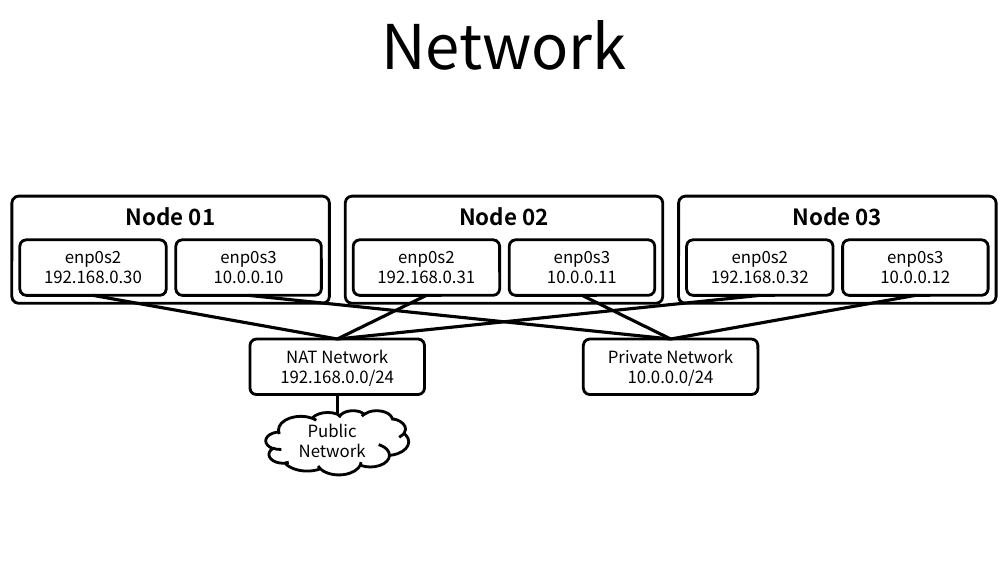
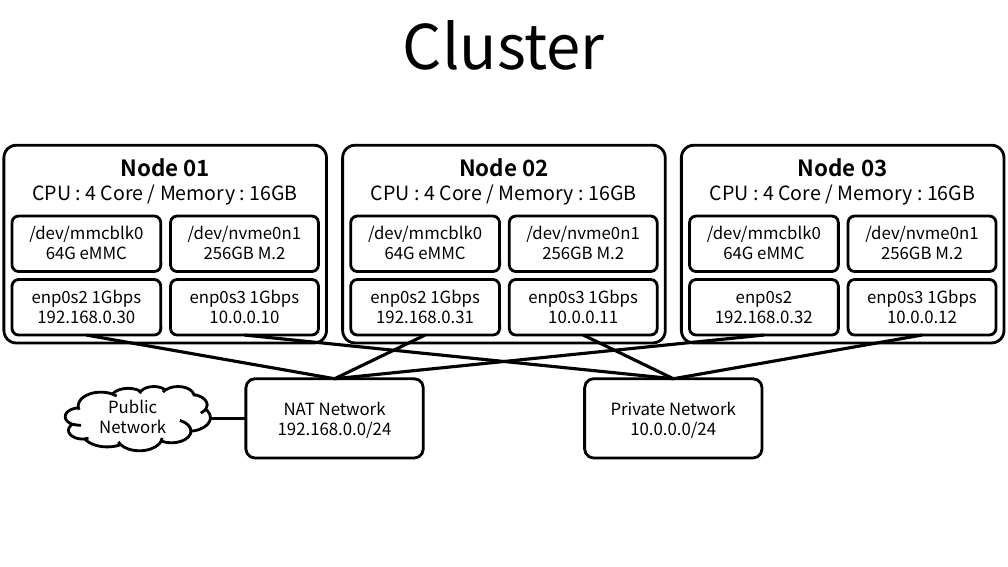
Before and after one commit to ssup2/blog-old, a slide deck: slide 1 of images/record/ODROID-H2_Cluster_Build/ODROID-H2_Cluster_Build.pptx. Drawn at 1008x567 pixels with LibreOffice and Linux fonts; fonts in the diff are those of the drawing. Boxes give left, top, right and bottom in pixels: in the first picture for what was removed or moved away, otherwise in the second. Text is boxed around its words. In the diff, an @@ line names an element or a change of style, - is before the commit and + after.

```diff
--- a/images/record/ODROID-H2_Cluster_Build/ODROID-H2_Cluster_Build.pptx
+++ b/images/record/ODROID-H2_Cluster_Build/ODROID-H2_Cluster_Build.pptx
@@ title at box(403, 20, 605, 70): text changed @@
-Network
+Cluster
@@ rounded rectangle "Node 01": place and size @@
-rounded rectangle "Node 01" at box(12, 197, 330, 303)
+rounded rectangle "Node 01" at box(4, 145, 327, 343)
@@ rounded rectangle "Node 02": place and size @@
-rounded rectangle "Node 02" at box(346, 197, 663, 303)
+rounded rectangle "Node 02" at box(343, 145, 665, 343)
@@ rounded rectangle "Node 03": place and size @@
-rounded rectangle "Node 03" at box(678, 197, 996, 303)
+rounded rectangle "Node 03" at box(681, 145, 1004, 343)
@@ text in rounded rectangle at box(32, 185, 297, 205): paragraph added @@
+CPU : 4 Core / Memory : 16GB
@@ text in rounded rectangle at box(371, 185, 636, 205): paragraph added @@
+CPU : 4 Core / Memory : 16GB
@@ text in rounded rectangle at box(710, 185, 975, 205): paragraph added @@
+CPU : 4 Core / Memory : 16GB
@@ group added at box(12, 216, 996, 271): 6 rounded rectangles @@
+/dev/mmcblk0
+64G eMMC
+/dev/nvme0n1
+256GB M.2
+/dev/mmcblk0
+64G eMMC
+/dev/nvme0n1
+256GB M.2
+/dev/mmcblk0
+64G eMMC
+/dev/nvme0n1
+256GB M.2
@@ rounded rectangle "enp0s2 1Gbps": place and size @@
-rounded rectangle "enp0s2 1Gbps" at box(20, 240, 166, 295)
+rounded rectangle "enp0s2 1Gbps" at box(12, 279, 161, 335)
@@ text in rounded rectangle at box(32, 289, 141, 307): text changed @@
-enp0s2
+enp0s2 1Gbps
@@ text in rounded rectangle at box(190, 289, 299, 307): text changed @@
-enp0s3
+enp0s3 1Gbps
@@ text in rounded rectangle at box(370, 289, 479, 307): text changed @@
-enp0s2
+enp0s2 1Gbps
@@ text in rounded rectangle at box(528, 289, 637, 307): text changed @@
-enp0s3
+enp0s3 1Gbps
@@ rounded rectangle "enp0s2": place and size @@
-rounded rectangle "enp0s2" at box(686, 240, 833, 295)
+rounded rectangle "enp0s2" at box(689, 279, 839, 335)
@@ rounded rectangle "enp0s3 1Gbps": place and size @@
-rounded rectangle "enp0s3 1Gbps" at box(843, 240, 988, 295)
+rounded rectangle "enp0s3 1Gbps" at box(848, 279, 996, 335)
@@ text in rounded rectangle at box(867, 289, 976, 307): text changed @@
-enp0s3
+enp0s3 1Gbps
@@ 2 lines, 1 rounded rectangle: place and size @@
-2 lines, 1 rounded rectangle at box(93, 240, 426, 339)
+2 lines, 1 rounded rectangle at box(87, 279, 425, 379)
@@ line moved from (249, 295) - (670, 339) to (245, 335) - (673, 379) @@
@@ line moved from (760, 295) - (338, 339) to (764, 335) - (335, 379) @@
@@ 2 rounded rectangles, 1 line: place and size @@
-2 rounded rectangles, 1 line at box(353, 240, 670, 339)
+2 rounded rectangles, 1 line at box(351, 279, 673, 379)
@@ line moved from (915, 295) - (670, 339) to (922, 335) - (673, 379) @@
@@ cloud "Public": place and size @@
-cloud "Public" at box(266, 410, 409, 475)
+cloud "Public" at box(66, 386, 211, 451)
@@ rounded rectangle "NAT Network": place and size @@
-rounded rectangle "NAT Network" at box(250, 339, 424, 394)
+rounded rectangle "NAT Network" at box(246, 379, 423, 459)
@@ rounded rectangle "Private Network": place and size @@
-rounded rectangle "Private Network" at box(584, 339, 758, 394)
+rounded rectangle "Private Network" at box(585, 379, 762, 459)
@@ line moved from (338, 394) - (338, 414) to (246, 418) - (211, 418) @@
```
Also in this commit, not shown: 2 slides added, 8 other files.
